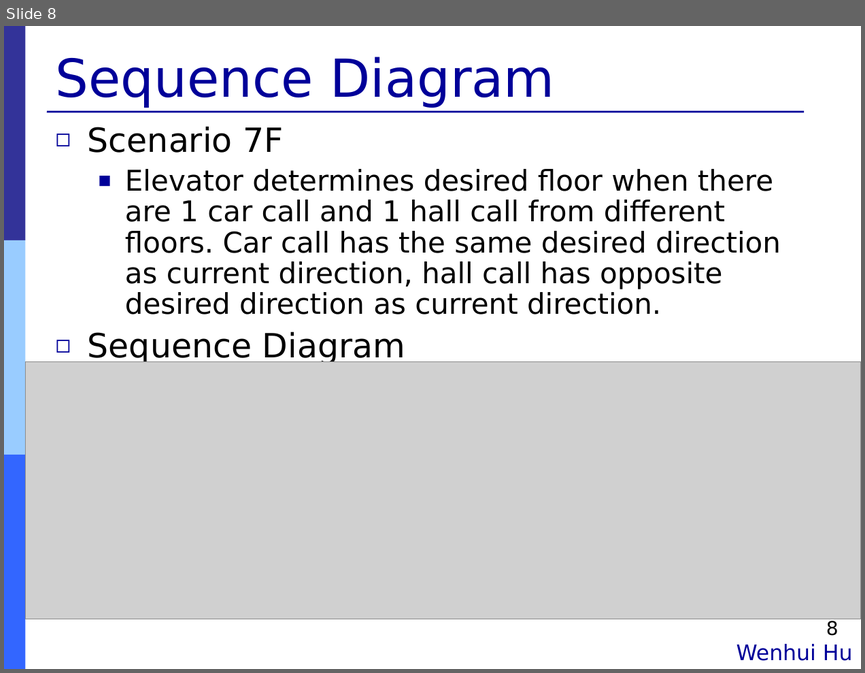
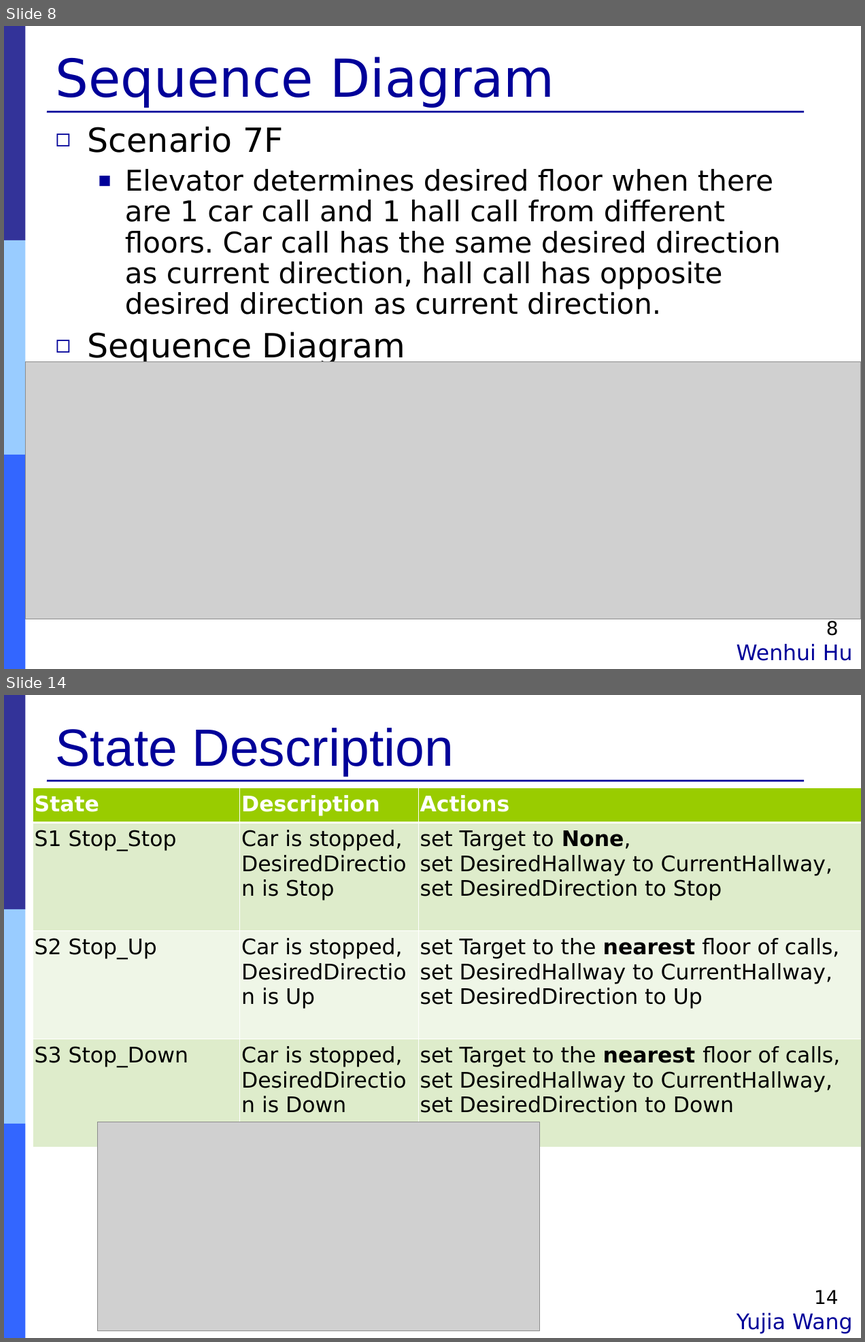
Before and after one commit to Muliang/18649, a slide deck: logs/09_final_pres.ppt. Shown one above the other, each under a label of ours: slide 8 before the commit, slides 8 and 14 after it; the slides between them are not shown. The pictures are 865x673 and 865x1342 pixels, drawn with LibreOffice and Linux fonts; fonts in the diff are those of the drawing; grey boxes stand for pictures. Boxes give left, top, right and bottom in pixels: in the first picture for what was removed or moved away, otherwise in the second. Text is boxed around its words. In the diff, an @@ line names an element or a change of style, - is before the commit and + after.

Commit message:
pres state chart and code parts

```diff
--- a/logs/09_final_pres.ppt
+++ b/logs/09_final_pres.ppt
@@ slide 14 added at (4, 695, 861, 1338), background #FFFFFF; not listed: 4 template elements that a slide beside it also shows @@
@@ title added at (56, 728, 453, 776), 44 pt, text #000099 @@
+State Description
@@ table added at (33, 787, 861, 1141), 4 rows, 3 columns @@
+State | Description | Actions
+S1 Stop_Stop | Car is stopped, DesiredDirection is Stop | set Target to None, set DesiredHallway to CurrentHallway, set DesiredDirection to Stop
+S2 Stop_Up | Car is stopped, DesiredDirection is Up | set Target to the nearest floor of calls, set DesiredHallway to CurrentHallway, set DesiredDirection to Up
+S3 Stop_Down | Car is stopped, DesiredDirection is Down | set Target to the nearest floor of calls, set DesiredHallway to CurrentHallway, set DesiredDirection to Down
@@ picture added at (97, 1121, 540, 1331) @@
@@ page number added at (814, 1289, 838, 1304), 16 pt, text #000000 @@
+14
@@ text added at (736, 1312, 852, 1334), 18 pt, text #000099 @@
+Yujia Wang
```
Also in this commit, not shown: 7 slides changed, 24 other slides added, 1 slide removed.
